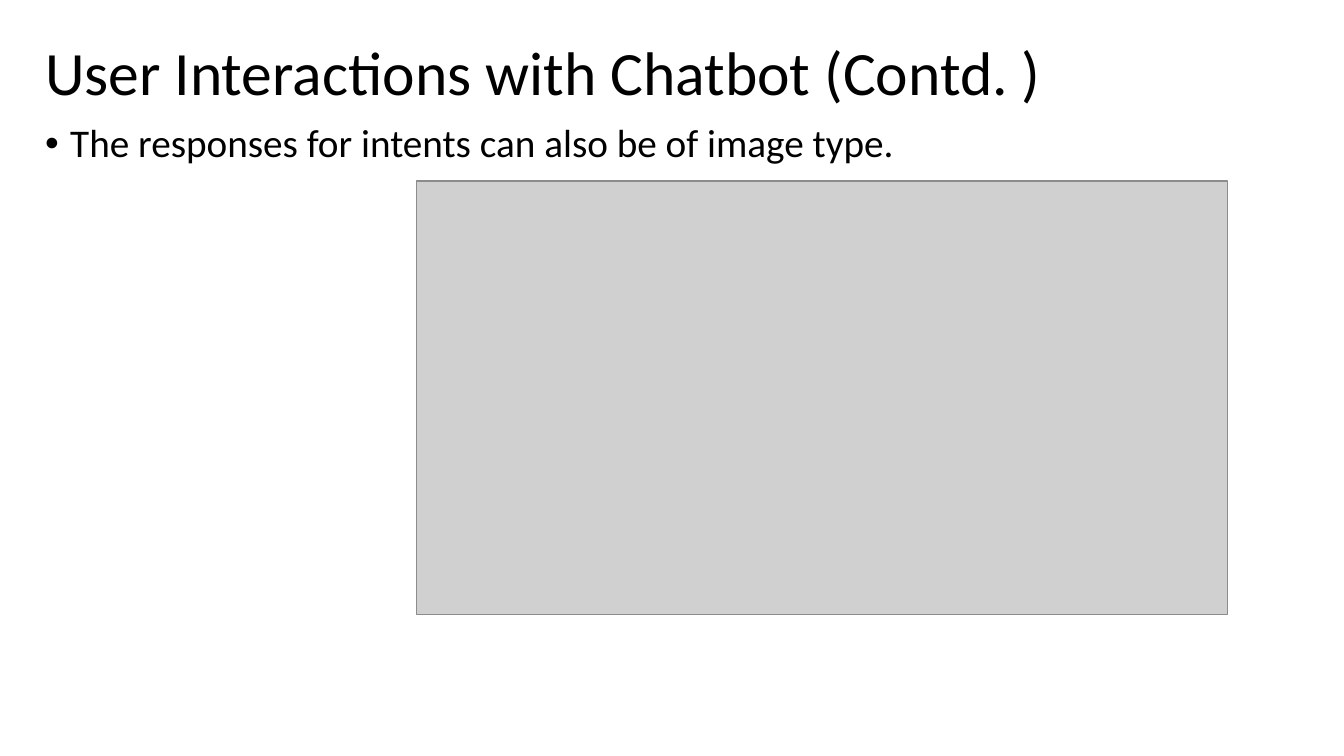
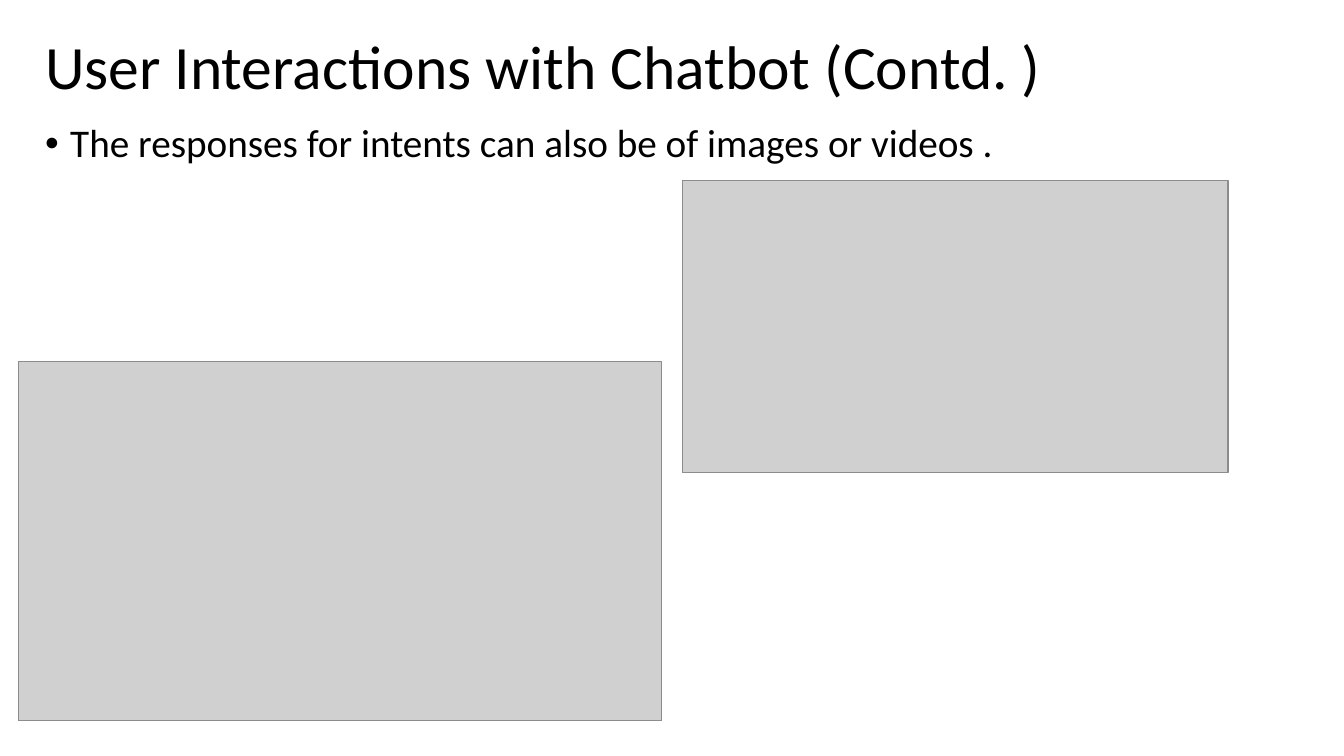
Before and after one commit to tarunmukku/exl-chatbot, a slide deck: slide 6 of EXL hackathon.pptx (slide 7 before the commit). Drawn at 1344x756 pixels with LibreOffice and Linux fonts; fonts in the diff are those of the drawing; grey boxes stand for pictures. Boxes give left, top, right and bottom in pixels: in the first picture for what was removed or moved away, otherwise in the second. Text is boxed around its words. In the diff, an @@ line names an element or a change of style, - is before the commit and + after.

```diff
--- a/EXL hackathon.pptx
+++ b/EXL hackathon.pptx
@@ title "User Interactions with Chatbot (Contd. ...": place and size @@
-title "User Interactions with Chatbot (Contd. ..." at bbox=[45, 50, 1008, 104]
+title "User Interactions with Chatbot (Contd. ..." at bbox=[45, 44, 1008, 98]
@@ text at bbox=[70, 129, 974, 164]: text changed @@
-• The responses for intents can also be of image type.
+• The responses for intents can also be of images or videos .
@@ picture: place and size @@
-picture at bbox=[416, 181, 1228, 615]
+picture at bbox=[683, 181, 1229, 473]
@@ picture added at bbox=[18, 362, 662, 721] @@
```
Also in this commit, not shown: 5 other slides changed, 1 slide added, 20 other files.
